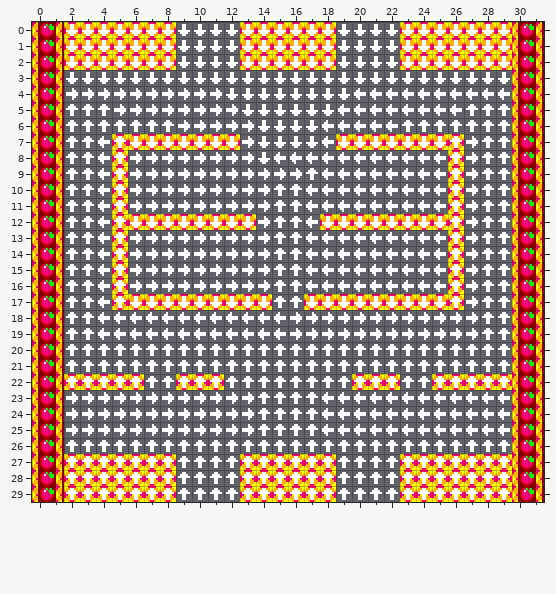
A Tiled map gets an edit: BubbleBobble/TiledData/Levels/Lvl3.tmx. Above is the file before it was changed.
Cells are 8x8 px. Shown: x 0..31, y 0..29.
After the commit:
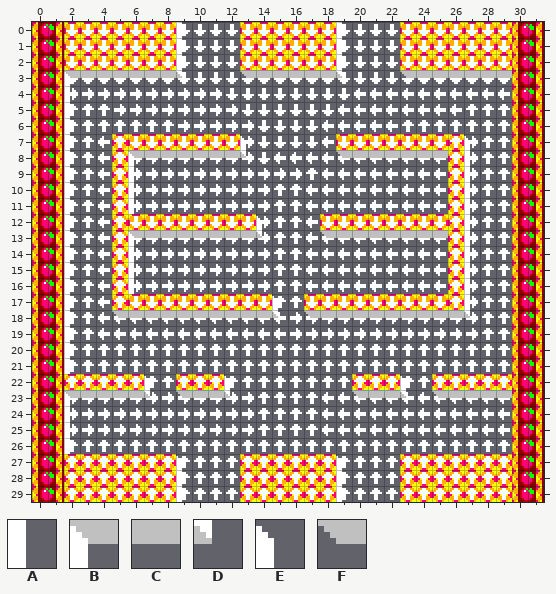
Key: from "MapShadowsTileSet": A 0, B 1, C 2, D 3, E 4, F 5.
_ is an empty cell, . an unchanged one.
Tiles of an added or newly shown layer are drawn over the layers below it.
The edit:
--- layer "ShadowLayer" (now shown)
@@ x 2..29 @@
- 0 ......._........._..........
- 1 ......._........._..........
- 2 ......._........._..........
- 3 ________..._______..._______
- 4 _...........................
- 5 _...........................
- 6 _...........................
- 7 _.........._............._..
- 8 _...________....._______._..
- 9 _..._...................._..
-10 _..._...................._..
-11 _..._...................._..
-12 _..........._............_..
-13 _..._________...________._..
-14 _..._...................._..
-15 _..._...................._..
-16 _..._...................._..
-17 _............_..........._..
-18 _..___________.___________..
-19 _...........................
-20 _...........................
-21 _...........................
-22 ....._...._.........._......
-23 ______.____.......____._____
-24 _...........................
-25 _...........................
-26 _...........................
-27 ......._........._..........
-28 ......._........._..........
-29 ......._........._..........
+ 0 .......A.........A..........
+ 1 .......A.........A..........
+ 2 .......A.........A..........
+ 3 BCCCCCCD...FCCCCCD...FCCCCCC
+ 4 A...........................
+ 5 A...........................
+ 6 A...........................
+ 7 A..........E.............E..
+ 8 A...BCCCCCCD.....FCCCCCC.A..
+ 9 A...A....................A..
+10 A...A....................A..
+11 A...A....................A..
+12 A...........E............A..
+13 A...BCCCCCCCD...FCCCCCCC.A..
+14 A...A....................A..
+15 A...A....................A..
+16 A...A....................A..
+17 A............E...........A..
+18 A..FCCCCCCCCCD.FCCCCCCCCCD..
+19 A...........................
+20 A...........................
+21 A...........................
+22 .....E....E..........E......
+23 BCCCCD.FCCD.......FCCD.FCCCC
+24 A...........................
+25 A...........................
+26 A...........................
+27 .......E.........E..........
+28 .......A.........A..........
+29 .......A.........A..........
Pixel boxes of the changes (left, top, right, bottom) in both pictures:
added: (64, 22, 512, 374)
added: (64, 376, 150, 454)
added: (176, 376, 230, 398)
added: (352, 376, 406, 398)
added: (432, 390, 512, 398)
added: (176, 456, 182, 502)
added: (336, 456, 342, 502)
